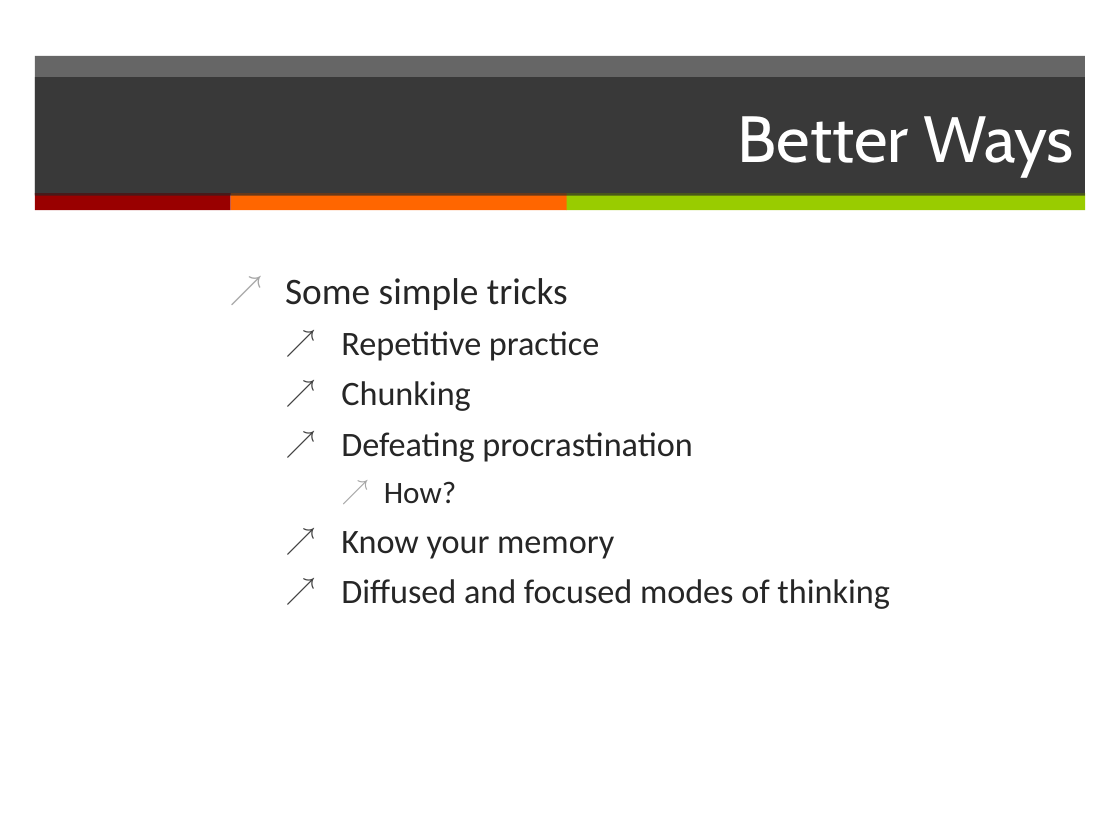
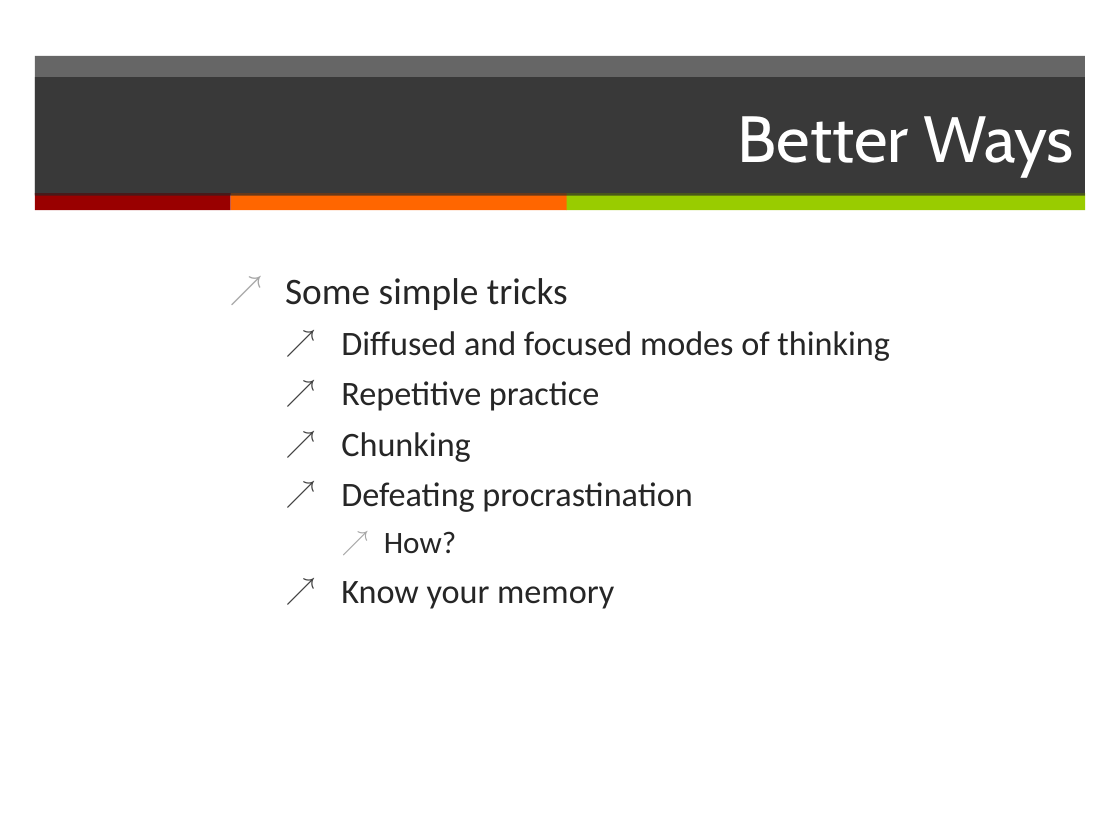
Before and after one commit to erkinun/slides, a slide deck: slide 10 of learn.pptx. Drawn at 1120x840 pixels with LibreOffice and Linux fonts; fonts in the diff are those of the drawing. Boxes give left, top, right and bottom in pixels: in the first picture for what was removed or moved away, otherwise in the second. Text is boxed around its words. In the diff, an @@ line names an element or a change of style, - is before the commit and + after.

Commit message:
more slide

```diff
--- a/learn.pptx
+++ b/learn.pptx
@@ text at bbox=[341, 331, 890, 361]: paragraph added @@
+  ↗ Diffused and focused modes of thinking
@@ text at bbox=[341, 579, 890, 609]: paragraph removed @@
-  ↗ Diffused and focused modes of thinking
```
Also in this commit, not shown: 2 other slides changed, 5 slides added.
